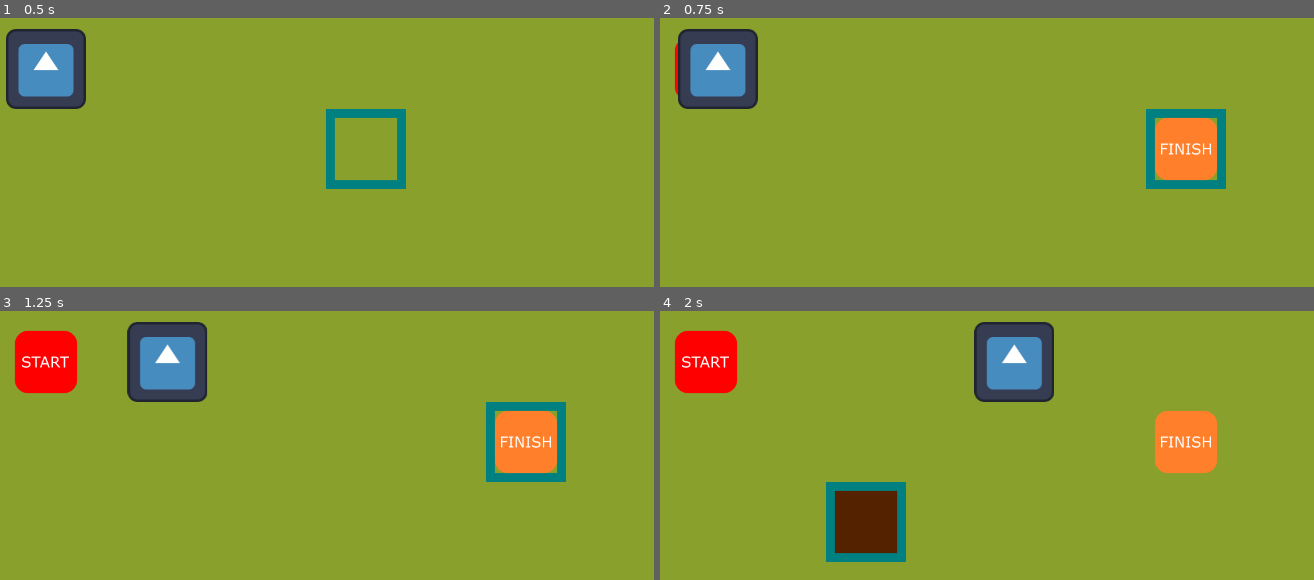
Above: before the commit, frames 1-4 (two rows, left to right).
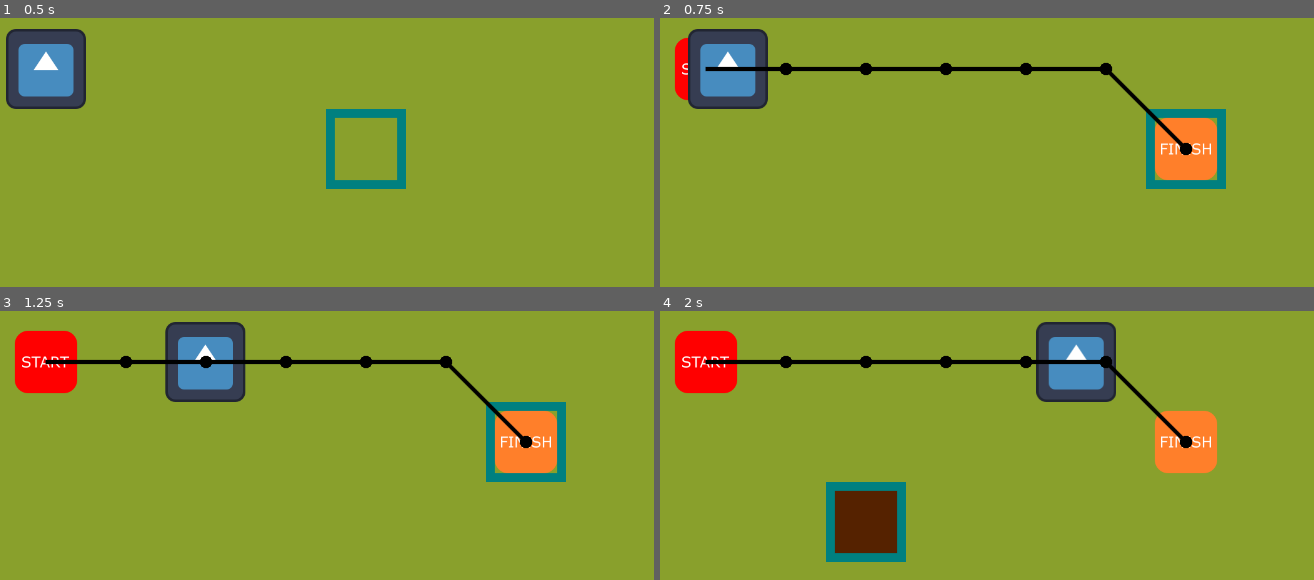
Above: after the commit, the same moments.

Repository: mrsilvosa/japasi
Game: Godot game, scene res://main.tscn
Two runs of this game, one before a commit and one after it. Both use one fixed random seed, a clock stepped at 60 frames per second and the inputs below. The engine's default icon, where the game draws it, is replaced by a stand-in: a white triangle on a blue panel in a dark square.
Inputs (mouse positions are in pixels of both pictures, inside the frame that each line leads up to):
- Up to frame 1 (0.5 s): no input
- Up to frame 2 (0.75 s): tap Enter at 0.5 s; move the mouse to (1163, 152) at 0.52 s; click (1163, 152) at 0.6 s
- Up to frame 3 (1.25 s): no input
- Up to frame 4 (2 s): move the mouse to (823, 488) at 1.27 s; right-click (823, 488) at 1.35 s; click (823, 488) at 1.42 s

Frame 1 is identical in both runs. In frame 2, 3.4% of the frame differs, in the area x 2-82%, y 4-52%; in frame 3, 5.6%; in frame 4, 7.2%, in the area x 6-82%, y 4-52%.

Commit message:
pathfinder con caminito y lista de pasos a seguir

Diff:
--- a/godot/gdscript_pathfinder/character_body_2d.gd
+++ b/godot/gdscript_pathfinder/character_body_2d.gd
@@ -2,10 +2,10 @@
 
 enum State { IDLE, FOLLOW };
 
-const MASS = 10.0
-const ARRIVE_DISTANCE = 10.0
+const MASS = 5.0
+const ARRIVE_DISTANCE = 5.0
 
-@export var speed: float = 400.0
+@export var speed: float = 450.0
 
 var _state = State.IDLE
 var _velocity = Vector2()
--- a/godot/gdscript_pathfinder/main_code.gd
+++ b/godot/gdscript_pathfinder/main_code.gd
@@ -9,8 +9,8 @@
 var last_tile = Vector2i(0,0);  # Almacena la última celda donde se dibujó el marco
 
 const CELL_SIZE = Vector2i(128, 128);
-const BASE_LINE_WIDTH = 10.0;
-const DRAW_COLOR = Color.BLACK * Color(1, 1, 1, 0.5);
+const BASE_LINE_WIDTH = 5.0;
+const DRAW_COLOR = Color.BLACK #* Color(1, 1, 1, 0.502);
 
 # The object for pathfinding on 2D grids.
 var _astar = Heuristica.new();
@@ -26,7 +26,7 @@
 
 # Called when the node enters the scene tree for the first time.
 func _ready() -> void:
-
+	set_as_top_level(true);
 	for x in range(grid_size.x):
 		for y in range(grid_size.y):
 			directory[str(Vector2i(x, y))] = {
@@ -69,12 +69,14 @@
 		#print(directory[str(tile)]);
 	# Siguiente instrucción:
 
+# Canvas llama por sistema al _draw() de todos sus hijos, es como un _process(delta)
 func _draw():
+	# Supongo que borra todo y redibuja, si path está vacío no dibujamos nada y listo.
 	if _path.is_empty():
 		return;
-
-	var last_point = _path[0]; # debería ser la siguiente posición a ir desde el principio
-	for index in range(1, len(_path)):
+	# Le decimos que cuando se llame (se llamará si lo pido por queue_redraw() ) dibuje el trayecto en pantalla
+	var last_point = self.base_layer.map_to_local(_start_point);
+	for index in range(0, len(_path)):
 		var current_point = _path[index];
 		draw_line(last_point, current_point, DRAW_COLOR, BASE_LINE_WIDTH, true);
 		draw_circle(current_point, BASE_LINE_WIDTH * 2.0, DRAW_COLOR);
@@ -93,6 +95,7 @@
 	var map_position = self.base_layer.local_to_map(local_position);
 	return _astar.is_in_boundaries(map_position);
 
+# Limpia los dibujos que ya trazamos cuando hicimos el camino
 func clear_path():
 	if not _path.is_empty():
 		_path.clear();
Not shown, added: base.png
Not shown, added: chatGPT_ideaParaCaminos.docx
Not shown, added: league_mapa.png
Not shown, added: league_mapa_visualizarMejor_la_idea.png
Not shown, added: mapa_rectangular.png
Not shown, added: pasos_a_seguir_planeamiento.docx
